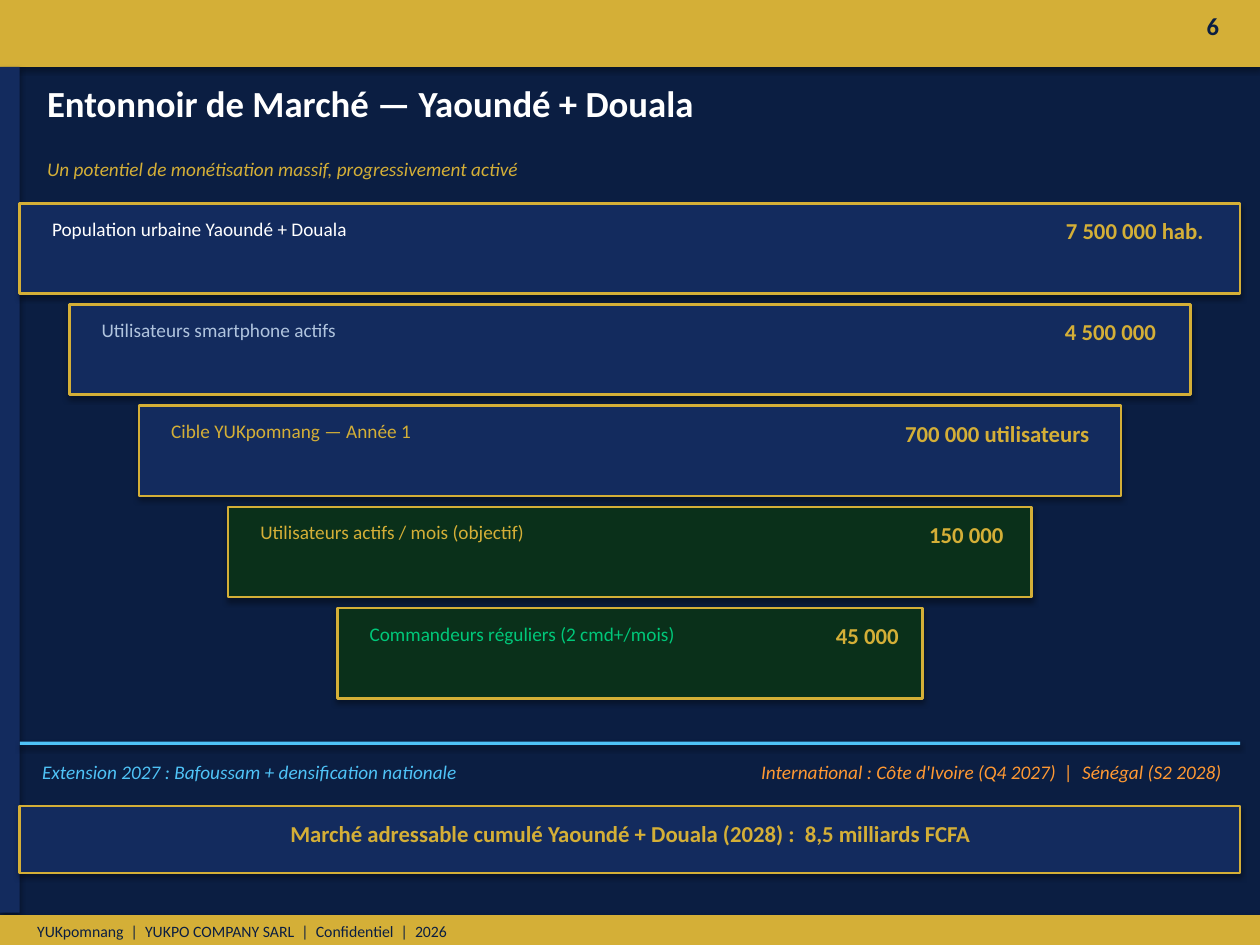
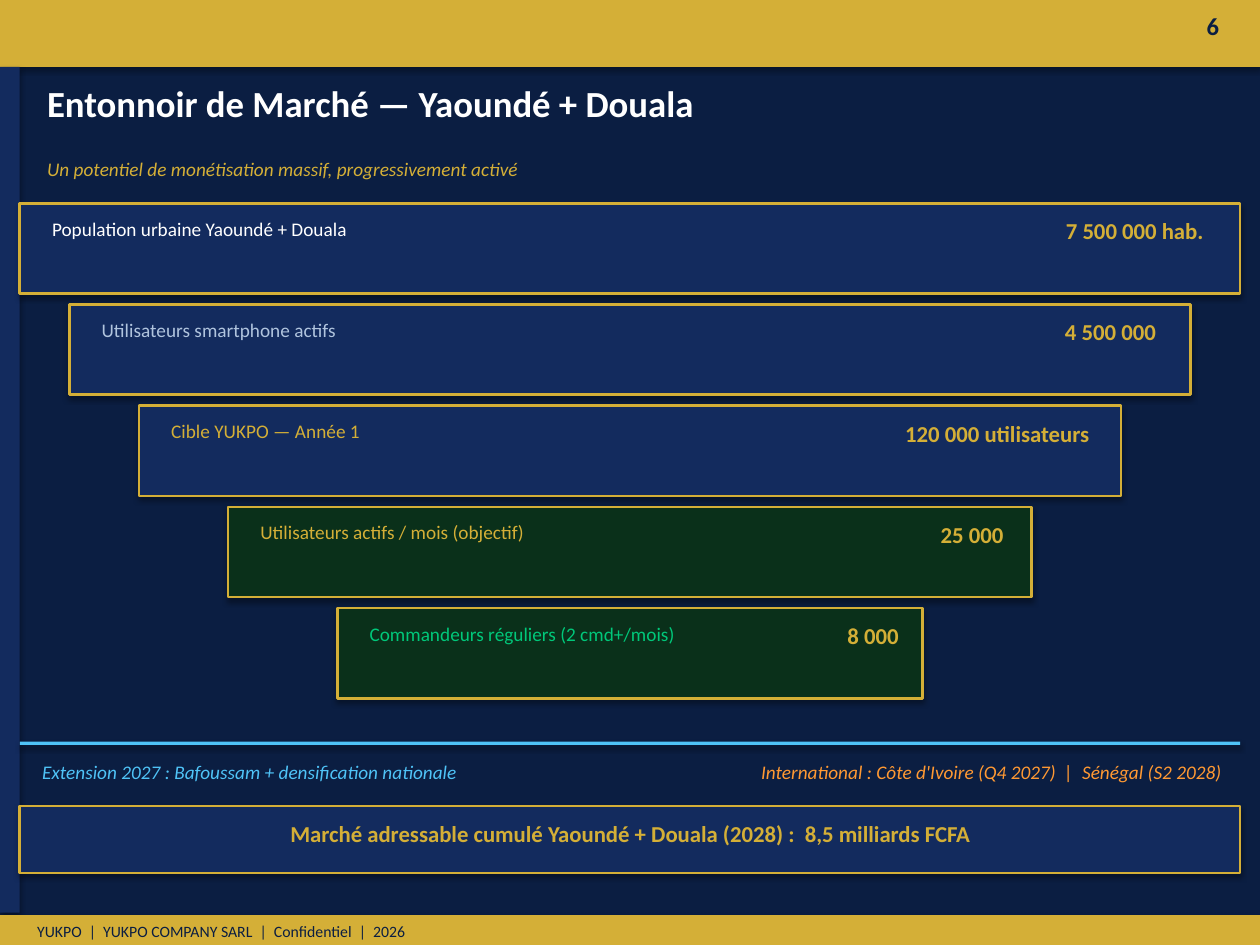
Before and after one commit to Her50/yukpo4, a slide deck: slide 6 of Yukpo_Investisseur_Presentation_Boardroom.pptx. Drawn at 1260x945 pixels with LibreOffice and Linux fonts; fonts in the diff are those of the drawing. Boxes give left, top, right and bottom in pixels: in the first picture for what was removed or moved away, otherwise in the second. Text is boxed around its words. In the diff, an @@ line names an element or a change of style, - is before the commit and + after.

```diff
--- a/Yukpo_Investisseur_Presentation_Boardroom.pptx
+++ b/Yukpo_Investisseur_Presentation_Boardroom.pptx
@@ text at [171,424,360,438]: text changed @@
-Cible YUKpomnang — Année 1
+Cible YUKPO — Année 1
@@ text at [905,426,1090,442]: text changed @@
-700 000 utilisateurs
+120 000 utilisateurs
@@ text at [941,528,1004,543]: text changed @@
-150 000
+25 000
@@ text at [847,628,899,644]: text changed @@
-45 000
+8 000
@@ text at [37,926,405,937]: text changed @@
-YUKpomnang | YUKPO COMPANY SARL | Confidentiel | 2026
+YUKPO | YUKPO COMPANY SARL | Confidentiel | 2026
```
Also in this commit, not shown: 14 other slides changed, 1 slide added, 1 slide removed, 3 other files.
